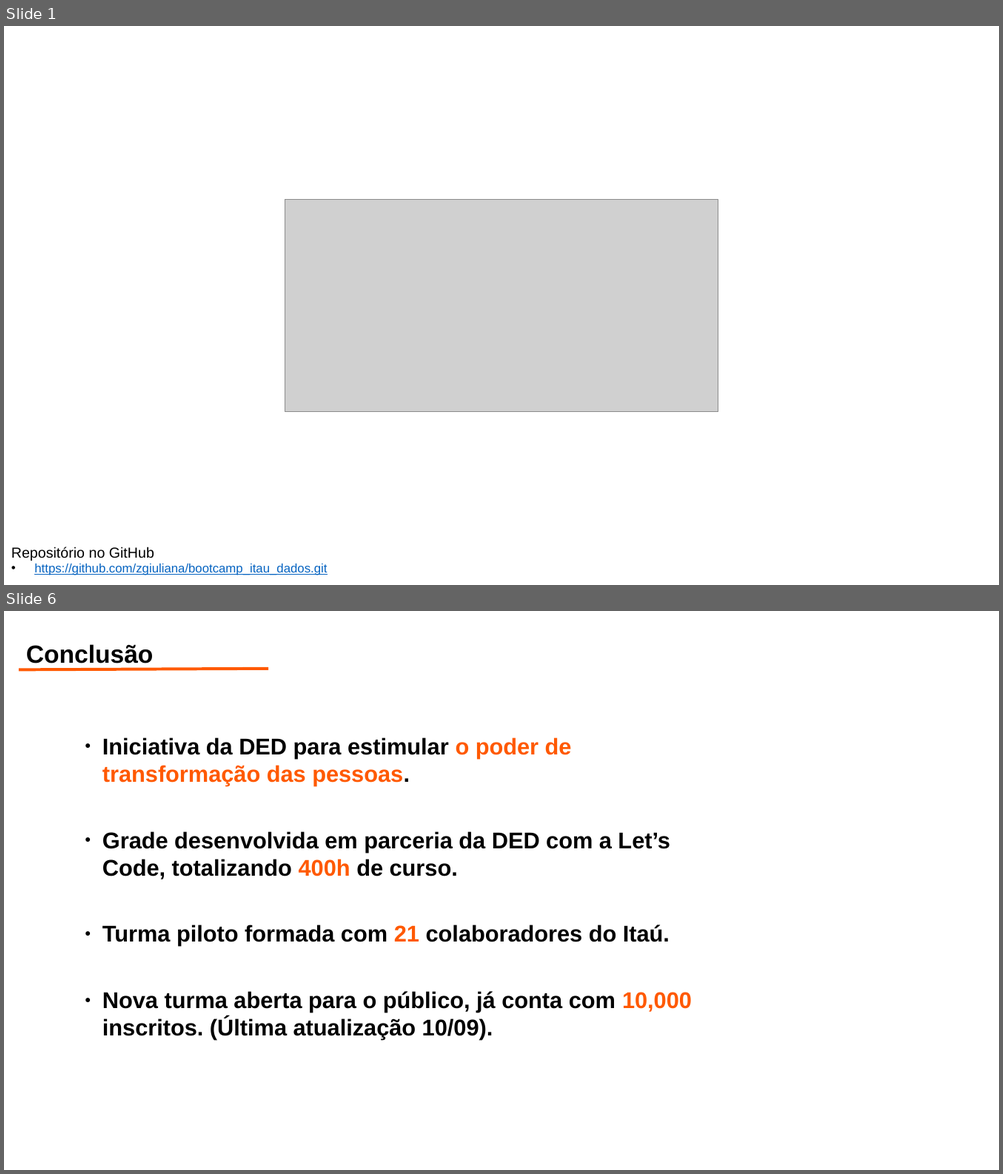
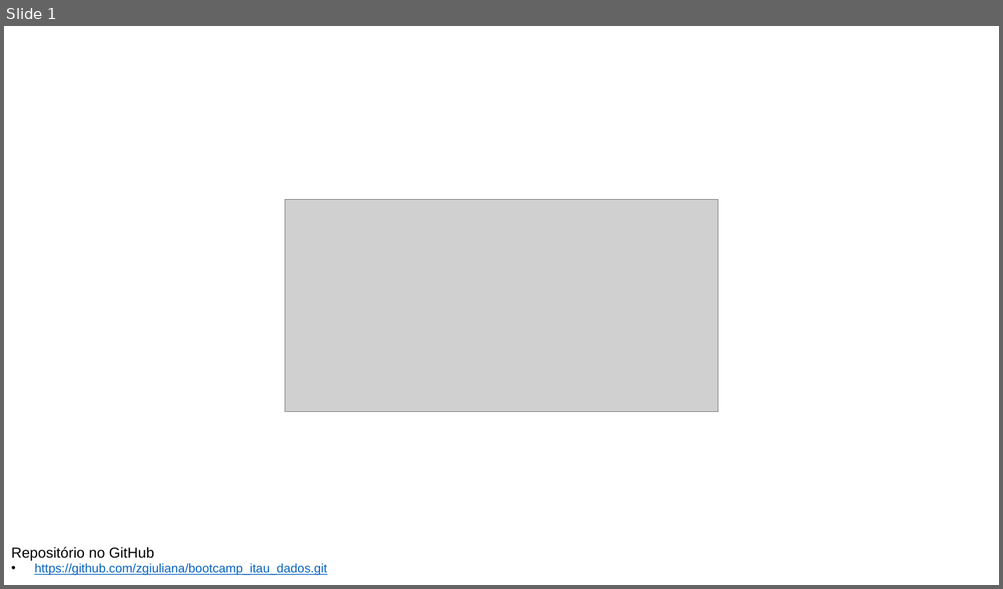
Before and after one commit to zgiuliana/bootcamp_itau_dados, a slide deck: bootcamp.pptx. Shown one above the other, each under a label of ours: slides 1 and 6 before the commit, slide 1 after it; the slides between them are not shown. The pictures are 1003x1174 and 1003x589 pixels, drawn with LibreOffice and Linux fonts; fonts in the diff are those of the drawing; grey boxes stand for pictures; background and template pictures are left out. Boxes give left, top, right and bottom in pixels: in the first picture for what was removed or moved away, otherwise in the second. Text is boxed around its words. In the diff, an @@ line names an element or a change of style, - is before the commit and + after.

```diff
--- a/bootcamp.pptx
+++ b/bootcamp.pptx
@@ slide 6 removed at (x1=4, y1=611, x2=999, y2=1170), background #FFFFFF @@
@@ text removed at (x1=26, y1=644, x2=153, y2=668) @@
-Conclusão
@@ line removed from (19, 670) to (268, 669) @@
@@ text removed at (x1=102, y1=738, x2=691, y2=1040) @@
-● Iniciativa da DED para estimular o poder de transformação das pessoas.
-● Grade desenvolvida em parceria da DED com a Let’s Code, totalizando 400h de curso.
-● Turma piloto formada com 21 colaboradores do Itaú.
-● Nova turma aberta para o público, já conta com 10,000 inscritos. (Última atualização 10/09).
```
Also in this commit, not shown: 4 slides changed, 1 slide added.
